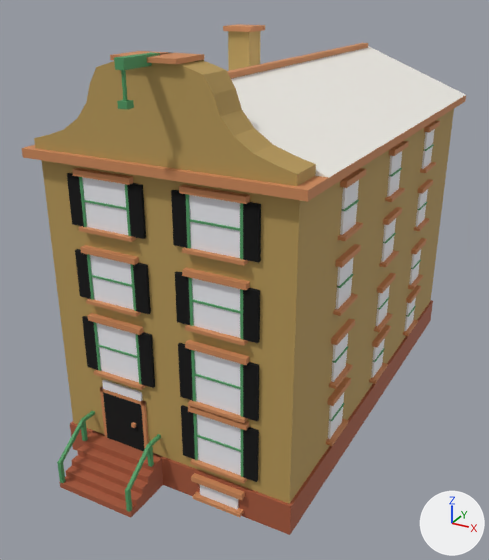
The Blender file assets/managed-models/buildings/house-1x2-4f-dutch-a/house-1x2-4f-dutch-a.blend, before and after one commit.
One viewpoint serves both versions: a 50 mm lens placed at (1.168, -2.39, 1.676), pointed at (-0.069, -0.142, 0.552). Arrows for +X, +Y and +Z are at lower right; the lights stay in place. The older version comes first.

Objects in the first picture: 'house-1x2-4f-dutch-a'.
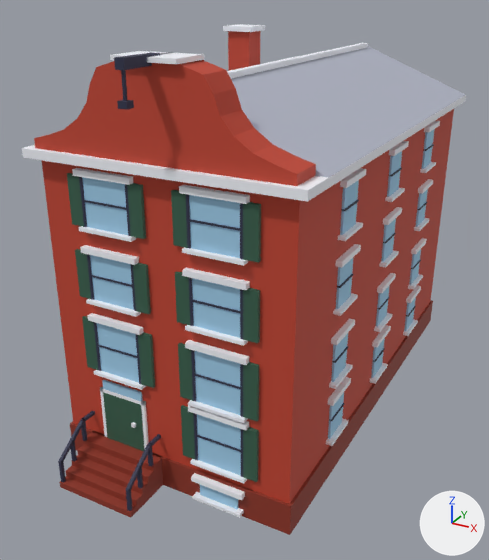
Location of each change, (x1, y1, x2, y2) in pixels of the pictures (489 x 560 px; the box of a moved part takes in the faces that stretch with it):
part 1 of me_house_1x2_4f_dutch_a, added: after (70, 440, 77, 462)
part 2 of me_house_1x2_4f_dutch_a, moved or reshaped: before (57, 412, 161, 512); after (58, 412, 161, 511)
part 3 of me_house_1x2_4f_dutch_a, surface changed: (22, 24, 466, 535) in both

The change, as a diff of the scene's bpy script:
```diff
--- a/assets/managed-models/buildings/house-1x2-4f-dutch-a/house-1x2-4f-dutch-a.blend.py
+++ b/assets/managed-models/buildings/house-1x2-4f-dutch-a/house-1x2-4f-dutch-a.blend.py
@@ me_house_1x2_4f_dutch_a @@
 # used by ob_house_1x2_4f_dutch_a; location = (0.0, 0.0, 0.0)
-me_house_1x2_4f_dutch_a.from_pydata(...)  # 1908 vertices, 1424 faces; spans x -0.5..0.5, y -1.0..1.0, z 0.0..1.51
+me_house_1x2_4f_dutch_a.from_pydata(...)  # 1924 vertices, 1436 faces; spans x -0.5..0.5, y -1.0..1.0, z 0.0..1.51
+# me_house_1x2_4f_dutch_a part 1: a new loose piece, a box spanning x -0.356..-0.344, y -0.931..-0.919, z 0.072..0.164, in mat_m_house_1x2_4f_dutch_a
+# me_house_1x2_4f_dutch_a part 2
+# 6 vertices are removed from x -0.36..-0.04, y -1.0..-0.99, z 0.02..0.11
+# 38 faces are deleted
+# 2 vertices move from x -0.06..-0.04, y -1.0, z 0.11 to x -0.06..-0.04, y -0.93, z 0.16
+# 14 vertices are added at x -0.36..-0.04, y -1.0..-0.92, z 0.02..0.16
+# 44 new faces join them
+# me_house_1x2_4f_dutch_a part 3: 1386 kept faces spanning x -0.5..0.5, y -1.0..1.0, z 0.0..1.51 get new texture (UV) coordinates
 me_house_1x2_4f_dutch_a.materials.append(mat_m_house_1x2_4f_dutch_a)
```
